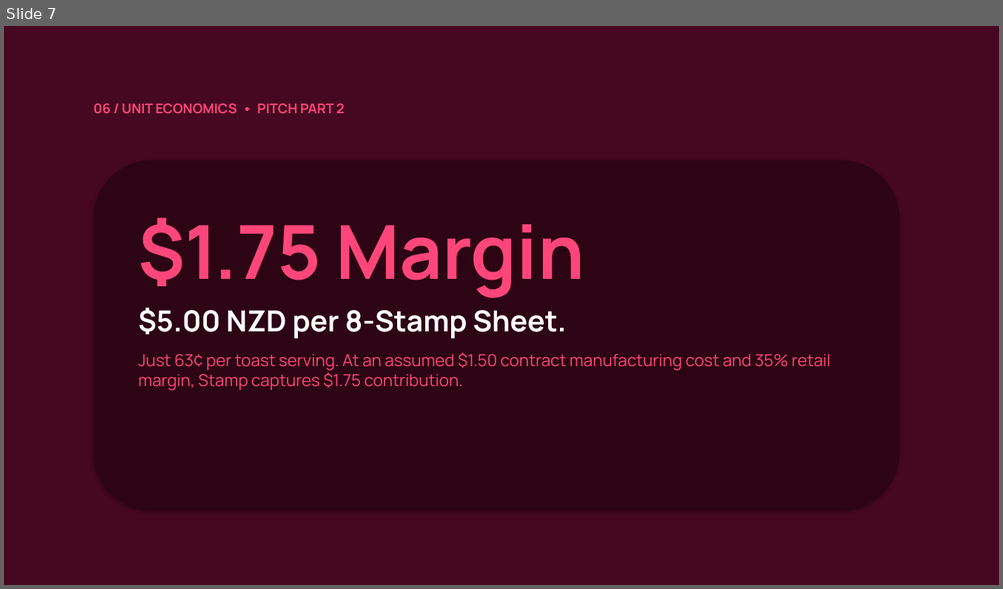
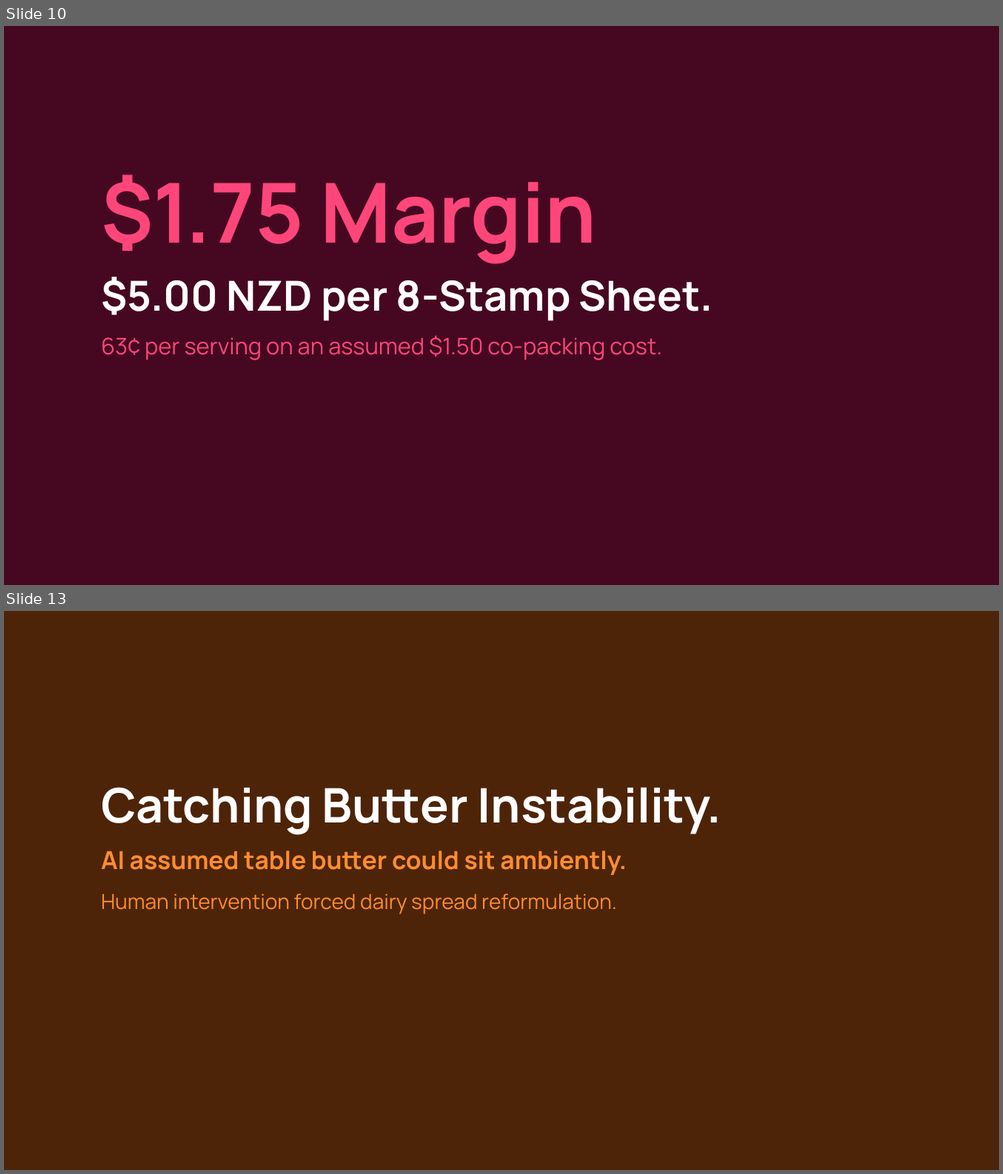
Before and after one commit to JacobCrume/stamp-spreads, a slide deck: presentation/Stamp-pitch.pptx. Shown one above the other, each under a label of ours: slide 7 before the commit, slides 10 and 13 after it; the slides between them are not shown. The pictures are 1003x589 and 1003x1174 pixels, drawn with LibreOffice and Linux fonts; fonts in the diff are those of the drawing. Boxes give left, top, right and bottom in pixels: in the first picture for what was removed or moved away, otherwise in the second. Text is boxed around its words. In the diff, an @@ line names an element or a change of style, - is before the commit and + after.

```diff
--- a/presentation/Stamp-pitch.pptx
+++ b/presentation/Stamp-pitch.pptx
@@ slide 13 added at [4,611,999,1170], background #FFFFFF @@
@@ rectangle added at [4,611,999,1170], fill #4E2408 @@
@@ text added at [101,787,721,914], 20 pt, text #FF8C30, bold @@
+Catching Butter Instability.
+AI assumed table butter could sit ambiently.
+Human intervention forced dairy spread reformulation.
@@ what was slide 7 is now slide 10 @@
@@ slide 10 changed as well @@
@@ text removed at [94,103,344,114] @@
-06 / UNIT ECONOMICS • PITCH PART 2
@@ rounded rectangle removed at [94,160,899,511] @@
@@ text at [101,175,712,321]: size 72 to 80 pt in "$1.75 Margin"; size 28 to 40 pt in "$5.00 NZD per 8-Stamp Sheet."; more space between paragraphs @@
@@ text "$1.75 Margin": place and size @@
-text "$1.75 Margin" at [138,218,831,391]
+text "$1.75 Margin" at [101,175,712,360]
@@ text at [101,335,662,360]: text changed; size 16 to 22 pt @@
-Just 63¢ per toast serving. At an assumed $1.50 contract manufacturing cost and 35% retail margin, Stamp captures $1.75 contribution.
+63¢ per serving on an assumed $1.50 co-packing cost.
```
Also in this commit, not shown: 5 other slides changed, 10 other slides added, 7 slides removed, 2 other files.
